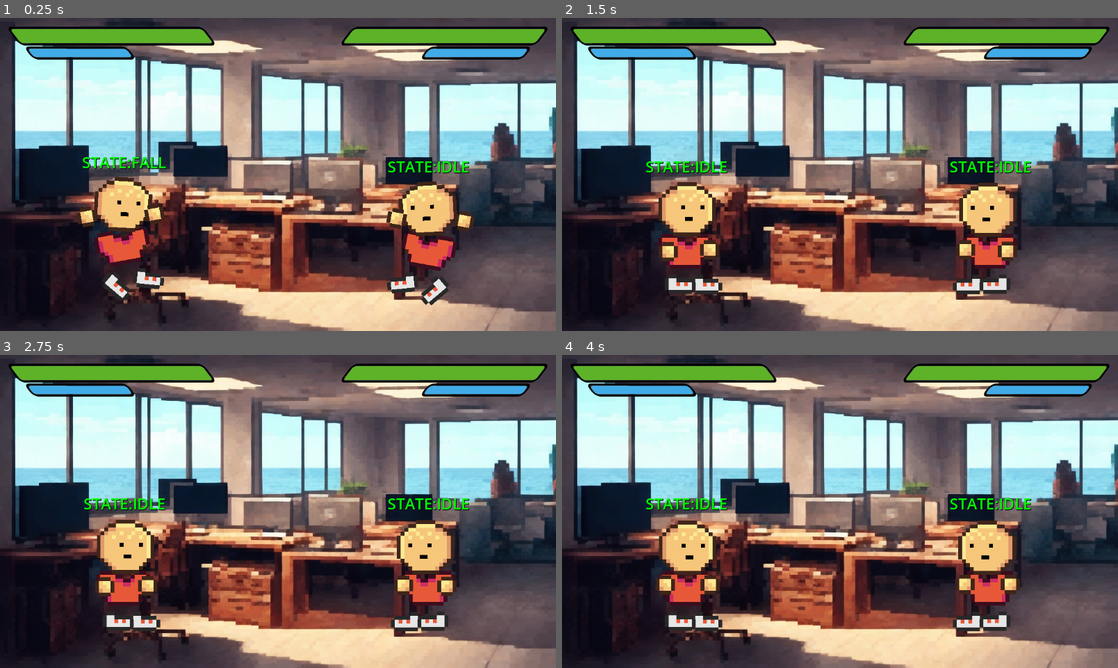
Above: before the commit, frames 1-4 (two rows, left to right).
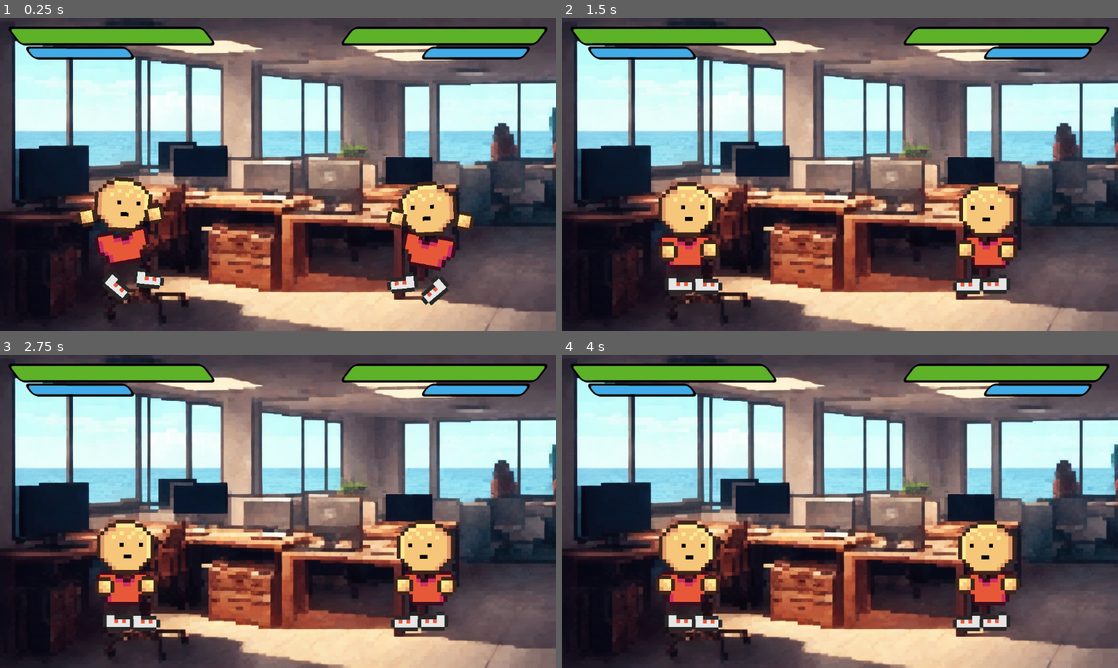
Above: after the commit, the same moments.

Repository: stranker/actionweek2023
Game: Godot game, scene res://Scenes/game_scene.tscn
Two runs of this game, one before a commit and one after it. Both use one fixed random seed, a clock stepped at 60 frames per second and the inputs below. The engine's default icon, where the game draws it, is replaced by a stand-in: a white triangle on a blue panel in a dark square.
Inputs:
- Up to frame 1 (0.25 s): no input
- Up to frame 2 (1.5 s): no input
- Up to frame 3 (2.75 s): no input
- Up to frame 4 (4 s): no input

The runs differ from the first frame. In frame 1, 0.6% of the frame differs, in the area x 14-85%, y 44-50%; in frame 2, 0.6%, in the area x 15-85%, y 45-50%; in frame 3, 0.6%; in frame 4, 0.6%.

Commit message:
Add hurt particles and rework attack behavior

Diff:
--- /dev/null
+++ b/Action Week/Objects/Particles/hurt_particles.tscn
@@ -0,0 +1,92 @@
+[gd_scene load_steps=12 format=3 uid="uid://d1fu10a2y7lbu"]
+
+[ext_resource type="Texture2D" uid="uid://c33cuvp01o3i2" path="res://Objects/Particles/HurtParticles.png" id="1_b33gf"]
+[ext_resource type="Texture2D" uid="uid://bucme7b1vh8pn" path="res://Objects/Specials/CircleParticle.png" id="2_xo20x"]
+
+[sub_resource type="Curve" id="Curve_snkyf"]
+_data = [Vector2(0, 1), 0.0, 0.0, 0, 0, Vector2(1, 0), -2.44632, 0.0, 0, 0]
+point_count = 2
+
+[sub_resource type="CurveTexture" id="CurveTexture_ndw3u"]
+curve = SubResource("Curve_snkyf")
+
+[sub_resource type="ParticleProcessMaterial" id="ParticleProcessMaterial_684g3"]
+lifetime_randomness = 0.2
+particle_flag_align_y = true
+particle_flag_disable_z = true
+direction = Vector3(0, 0, 0)
+spread = 180.0
+gravity = Vector3(0, 0, 0)
+initial_velocity_min = 600.0
+initial_velocity_max = 1200.0
+orbit_velocity_min = 0.0
+orbit_velocity_max = 0.0
+angle_min = -720.0
+angle_max = 720.0
+scale_min = 3.0
+scale_max = 6.0
+scale_curve = SubResource("CurveTexture_ndw3u")
+
+[sub_resource type="GDScript" id="GDScript_1ic4d"]
+resource_name = "hurt_particles"
+script/source = "extends GPUParticles2D
+
+# Called when the node enters the scene tree for the first time.
+func _ready():
+	emitting = true
+	one_shot = true
+	for child in get_children():
+		child.emitting = true
+		child.one_shot = true
+	await get_tree().create_timer(1).timeout
+	queue_free()
+	pass # Replace with function body.
+"
+
+[sub_resource type="Gradient" id="Gradient_4cf51"]
+offsets = PackedFloat32Array(0, 0.155556, 0.614815, 0.903704, 1)
+colors = PackedColorArray(1, 1, 1, 0, 1, 1, 1, 1, 0.619608, 1, 1, 1, 0.905882, 1, 1, 1, 1, 1, 1, 0)
+
+[sub_resource type="GradientTexture1D" id="GradientTexture1D_hr3bk"]
+gradient = SubResource("Gradient_4cf51")
+
+[sub_resource type="Curve" id="Curve_5ycvj"]
+_data = [Vector2(0, 1), 0.0, 0.0, 0, 0, Vector2(1, 0), -2.66704, 0.0, 0, 0]
+point_count = 2
+
+[sub_resource type="CurveTexture" id="CurveTexture_lalkx"]
+curve = SubResource("Curve_5ycvj")
+
+[sub_resource type="ParticleProcessMaterial" id="ParticleProcessMaterial_61crl"]
+lifetime_randomness = 0.2
+particle_flag_align_y = true
+particle_flag_disable_z = true
+direction = Vector3(0, 0, 0)
+spread = 180.0
+gravity = Vector3(0, 0, 0)
+initial_velocity_min = 600.0
+initial_velocity_max = 1200.0
+orbit_velocity_min = 0.0
+orbit_velocity_max = 0.0
+angle_min = -720.0
+angle_max = 720.0
+scale_max = 3.0
+scale_curve = SubResource("CurveTexture_lalkx")
+color_ramp = SubResource("GradientTexture1D_hr3bk")
+hue_variation_min = 0.16
+hue_variation_max = 0.25
+
+[node name="HurtParticles" type="GPUParticles2D"]
+z_index = 10
+process_material = SubResource("ParticleProcessMaterial_684g3")
+texture = ExtResource("1_b33gf")
+lifetime = 0.2
+explosiveness = 1.0
+script = SubResource("GDScript_1ic4d")
+
+[node name="Particles1" type="GPUParticles2D" parent="."]
+show_behind_parent = true
+process_material = SubResource("ParticleProcessMaterial_61crl")
+texture = ExtResource("2_xo20x")
+lifetime = 0.2
+explosiveness = 1.0
--- a/Action Week/Objects/Specials/raybeam.gd
+++ b/Action Week/Objects/Specials/raybeam.gd
@@ -13,7 +13,8 @@
 
 func _on_body_entered(body):
 	var dummy : Dummy = body as Dummy
-	dummy.hit(damage)
+	if dummy.is_dead: return
+	dummy.hit(damage, body.global_position)
 	ref_player.add_connected_hit()
 	$CollisionShape2D.set_deferred("disabled", true)
 	await get_tree().create_timer(0.15).timeout
--- a/Action Week/Objects/dummy.gd
+++ b/Action Week/Objects/dummy.gd
@@ -9,6 +9,8 @@
 @export var hp : int = 100
 @export var enemy_player : Dummy
 @export var debug_enabled : bool = false
+
+var hurt_particles_scene = preload("res://Objects/Particles/hurt_particles.tscn")
 
 signal hp_update(hp)
 signal guard_stamina_update(stamina)
@@ -17,6 +19,7 @@
 signal special_end()
 signal connect_hit(hits)
 signal end_connect_hit()
+signal big_impact()
 
 enum State {
 	IDLE,
@@ -324,22 +327,31 @@
 	start_attack_distance = global_position
 	pass
 
-func take_damage(damage : int):
+func take_damage(damage : int, damage_pos : Vector2):
 	if is_dead: return
 	hp -= damage
 	hp_update.emit(hp)
 	velocity.x = -facing_direction.x * 150
 	set_state(State.HIT)
-	pass
-
-func hit(damage : int):
+	_add_hurt_particles(damage_pos)
+	pass
+
+func _add_hurt_particles(damage_pos : Vector2):
+	var hurt_particles : Node2D = hurt_particles_scene.instantiate()
+	get_tree().root.add_child(hurt_particles)
+	hurt_particles.global_position = damage_pos
+	pass
+
+func hit(damage : int, damage_pos : Vector2):
 	if current_state == State.GUARD:
 		guard_stamina -= damage
 		guard_stamina = clamp(guard_stamina, 0, 50)
 		guard_stamina_update.emit(guard_stamina)
 		guard_anim.play("hit")
+		return false
 	else:
-		take_damage(damage)
+		take_damage(damage, damage_pos)
+		return true
 	pass
 
 func reset_attack():
@@ -349,18 +361,22 @@
 
 func _on_right_attack_area_body_entered(body):
 	var dummy : Dummy = body as Dummy
-	attack_player(dummy)
+	attack_player(dummy, $Visible/Skin/Body/RightHand.global_position)
 	pass # Replace with function body.
 
 
 func _on_left_attack_area_body_entered(body):
 	var dummy : Dummy = body as Dummy
-	attack_player(dummy)
-	pass # Replace with function body.
-
-func attack_player(player : Dummy):
-	player.hit(damage_per_combo * attack_combo)
-	add_connected_hit()
+	attack_player(dummy, $Visible/Skin/Body/LeftHand.global_position)
+	pass # Replace with function body.
+
+func attack_player(player : Dummy, pos : Vector2):
+	if player.is_dead: return
+	var sucess_hit = player.hit(damage_per_combo * attack_combo, pos)
+	if sucess_hit:
+		add_connected_hit()
+		if attack_combo == 3:
+			big_impact.emit()
 	pass
 
 func add_connected_hit():
@@ -391,7 +407,7 @@
 	pass
 
 func take_grab_damage():
-	take_damage(20)
+	take_damage(20, global_position)
 	pass
 
 func check_grab_success():
--- a/Action Week/Objects/dummy.tscn
+++ b/Action Week/Objects/dummy.tscn
@@ -48,6 +48,69 @@
 "speed": 8.0
 }]
 
+[sub_resource type="Animation" id="Animation_1vnhq"]
+length = 0.001
+tracks/0/type = "value"
+tracks/0/imported = false
+tracks/0/enabled = true
+tracks/0/path = NodePath("..:visible")
+tracks/0/interp = 1
+tracks/0/loop_wrap = true
+tracks/0/keys = {
+"times": PackedFloat32Array(0),
+"transitions": PackedFloat32Array(1),
+"update": 1,
+"values": [true]
+}
+tracks/1/type = "value"
+tracks/1/imported = false
+tracks/1/enabled = true
+tracks/1/path = NodePath("..:modulate")
+tracks/1/interp = 1
+tracks/1/loop_wrap = true
+tracks/1/keys = {
+"times": PackedFloat32Array(0),
+"transitions": PackedFloat32Array(1),
+"update": 0,
+"values": [Color(1, 1, 1, 0)]
+}
+tracks/2/type = "value"
+tracks/2/imported = false
+tracks/2/enabled = true
+tracks/2/path = NodePath("..:scale")
+tracks/2/interp = 1
+tracks/2/loop_wrap = true
+tracks/2/keys = {
+"times": PackedFloat32Array(0),
+"transitions": PackedFloat32Array(1),
+"update": 0,
+"values": [Vector2(2, 2)]
+}
+tracks/3/type = "value"
+tracks/3/imported = false
+tracks/3/enabled = true
+tracks/3/path = NodePath(".:scale")
+tracks/3/interp = 1
+tracks/3/loop_wrap = true
+tracks/3/keys = {
+"times": PackedFloat32Array(0),
+"transitions": PackedFloat32Array(1),
+"update": 0,
+"values": [Vector2(0.697706, 0.697706)]
+}
+tracks/4/type = "value"
+tracks/4/imported = false
+tracks/4/enabled = true
+tracks/4/path = NodePath(".:position")
+tracks/4/interp = 1
+tracks/4/loop_wrap = true
+tracks/4/keys = {
+"times": PackedFloat32Array(0),
+"transitions": PackedFloat32Array(1),
+"update": 0,
+"values": [Vector2(-2.08333, 0.416667)]
+}
+
 [sub_resource type="Animation" id="Animation_wycsm"]
 resource_name = "hit"
 length = 0.3
@@ -110,69 +173,6 @@
 "transitions": PackedFloat32Array(1, 1),
 "update": 0,
 "values": [Vector2(1, 2.98023e-07), Vector2(-2.77778, -0.111111)]
-}
-
-[sub_resource type="Animation" id="Animation_1vnhq"]
-length = 0.001
-tracks/0/type = "value"
-tracks/0/imported = false
-tracks/0/enabled = true
-tracks/0/path = NodePath("..:visible")
-tracks/0/interp = 1
-tracks/0/loop_wrap = true
-tracks/0/keys = {
-"times": PackedFloat32Array(0),
-"transitions": PackedFloat32Array(1),
-"update": 1,
-"values": [true]
-}
-tracks/1/type = "value"
-tracks/1/imported = false
-tracks/1/enabled = true
-tracks/1/path = NodePath("..:modulate")
-tracks/1/interp = 1
-tracks/1/loop_wrap = true
-tracks/1/keys = {
-"times": PackedFloat32Array(0),
-"transitions": PackedFloat32Array(1),
-"update": 0,
-"values": [Color(1, 1, 1, 0)]
-}
-tracks/2/type = "value"
-tracks/2/imported = false
-tracks/2/enabled = true
-tracks/2/path = NodePath("..:scale")
-tracks/2/interp = 1
-tracks/2/loop_wrap = true
-tracks/2/keys = {
-"times": PackedFloat32Array(0),
-"transitions": PackedFloat32Array(1),
-"update": 0,
-"values": [Vector2(2, 2)]
-}
-tracks/3/type = "value"
-tracks/3/imported = false
-tracks/3/enabled = true
-tracks/3/path = NodePath(".:scale")
-tracks/3/interp = 1
-tracks/3/loop_wrap = true
-tracks/3/keys = {
-"times": PackedFloat32Array(0),
-"transitions": PackedFloat32Array(1),
-"update": 0,
-"values": [Vector2(0.697706, 0.697706)]
-}
-tracks/4/type = "value"
-tracks/4/imported = false
-tracks/4/enabled = true
-tracks/4/path = NodePath(".:position")
-tracks/4/interp = 1
-tracks/4/loop_wrap = true
-tracks/4/keys = {
-"times": PackedFloat32Array(0),
-"transitions": PackedFloat32Array(1),
-"update": 0,
-"values": [Vector2(-2.08333, 0.416667)]
 }
 
 [sub_resource type="AnimationLibrary" id="AnimationLibrary_hf8pb"]
@@ -1557,11 +1557,10 @@
 font_color = Color(0, 1, 0, 1)
 shadow_color = Color(0, 0, 0, 1)
 
-[node name="Dummy" type="CharacterBody2D" node_paths=PackedStringArray("attack_collision", "right_attack_area", "left_attack_area", "grab_area", "guard_anim")]
+[node name="Dummy" type="CharacterBody2D" node_paths=PackedStringArray("attack_collision", "right_attack_area", "left_attack_area", "grab_area", "guard_anim") groups=["Player"]]
 collision_layer = 0
 collision_mask = 2
 script = ExtResource("1_3prxl")
-debug_enabled = true
 attack_collision = NodePath("Visible/Skin/Body/RightHand/RightAttackArea/AttackCollision")
 right_attack_area = NodePath("Visible/Skin/Body/RightHand/RightAttackArea")
 left_attack_area = NodePath("Visible/Skin/Body/LeftHand/LeftAttackArea")
--- a/Action Week/Scenes/UI.gd
+++ b/Action Week/Scenes/UI.gd
@@ -1,4 +1,17 @@
 extends CanvasLayer
 
 func _ready():
+	$BigImpactRect.hide()
+	var players : Array = get_tree().get_nodes_in_group("Player")
+	for player in players:
+		player.big_impact.connect(_show_big_impact)
 	pass
+
+func _show_big_impact():
+	$BigImpactRect.show()
+	await get_tree().create_timer(0.05).timeout
+	$BigImpactRect.hide()
+	Engine.time_scale = 0
+	await get_tree().create_timer(0.2, true, false, true).timeout
+	Engine.time_scale = 1
+	pass
--- a/Action Week/Scenes/game_scene.tscn
+++ b/Action Week/Scenes/game_scene.tscn
@@ -26,7 +26,7 @@
 [node name="Dummy2" parent="." node_paths=PackedStringArray("enemy_player") instance=ExtResource("1_w4v2a")]
 position = Vector2(886, 413)
 SPEED = 500.0
-JUMP_VELOCITY = -1400.0
+JUMP_VELOCITY = -1000.0
 id = 2
 enemy_player = NodePath("../Dummy")
 player_layer = 4
@@ -71,8 +71,20 @@
 [node name="CollisionShape2D" type="CollisionShape2D" parent="Floor3"]
 shape = SubResource("RectangleShape2D_pmhbl")
 
+[node name="Background" type="Sprite2D" parent="."]
+texture = ExtResource("5_oiqdb")
+centered = false
+
 [node name="UI" type="CanvasLayer" parent="."]
 script = ExtResource("3_2llna")
+
+[node name="BigImpactRect" type="ColorRect" parent="UI"]
+visible = false
+anchors_preset = 15
+anchor_right = 1.0
+anchor_bottom = 1.0
+grow_horizontal = 2
+grow_vertical = 2
 
 [node name="Main" type="Control" parent="UI"]
 layout_mode = 3
@@ -91,9 +103,5 @@
 player = NodePath("../../../Dummy2")
 flipped = true
 
-[node name="Background" type="Sprite2D" parent="."]
-texture = ExtResource("5_oiqdb")
-centered = false
-
 [connection signal="dead" from="Dummy" to="." method="_on_dummy_dead"]
 [connection signal="dead" from="Dummy2" to="." method="_on_dummy_2_dead"]
Binary file added: Action Week/Objects/Particles/HurtParticles.png
Not shown, added: Action Week/Objects/Particles/HurtParticles.png.import
